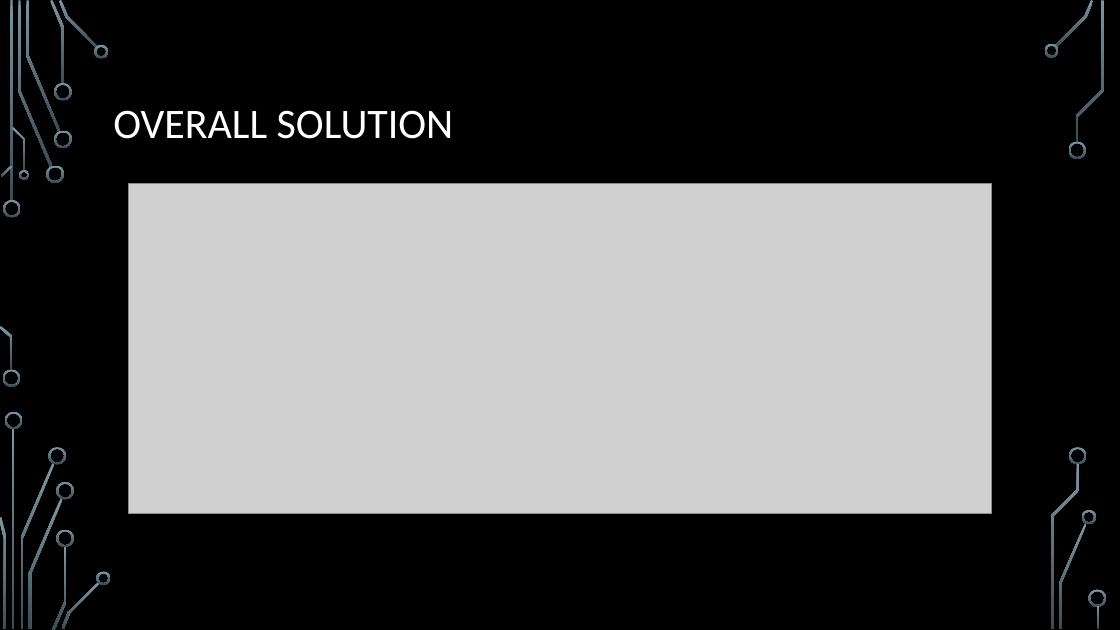
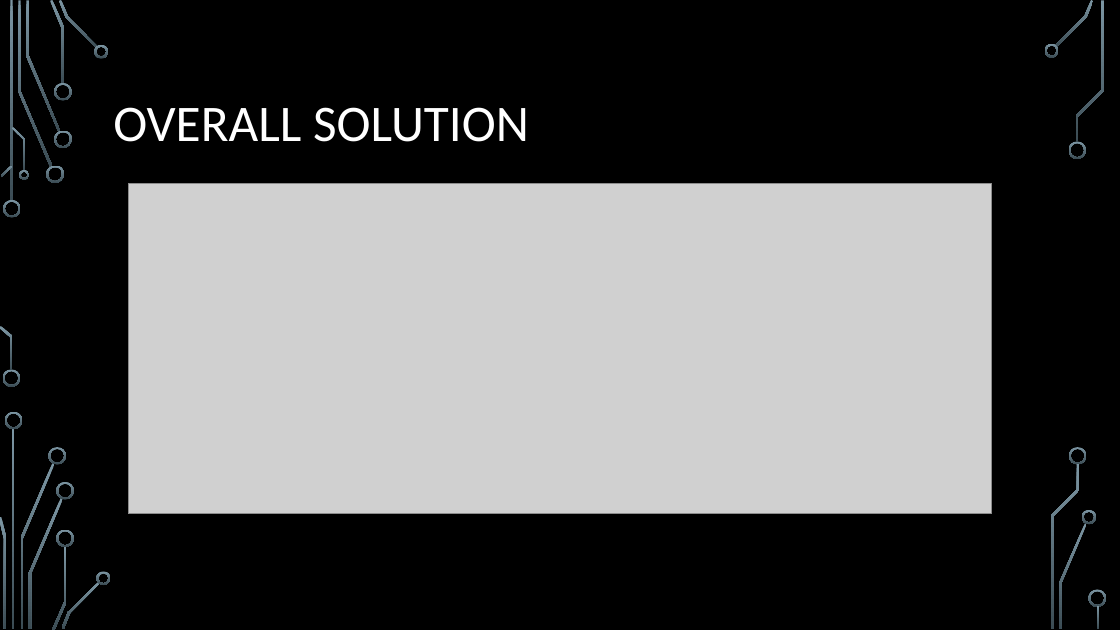
Before and after one commit to monkfungus/FYP, a slide deck: slide 4 of SamuelNixon_InterimPresentation.pptx (slide 3 before the commit). Drawn at 1120x630 pixels with LibreOffice and Linux fonts; fonts in the diff are those of the drawing; grey boxes stand for pictures; background and template pictures are left out. Boxes give left, top, right and bottom in pixels: in the first picture for what was removed or moved away, otherwise in the second. Text is boxed around its words. In the diff, an @@ line names an element or a change of style, - is before the commit and + after.

```diff
--- a/SamuelNixon_InterimPresentation.pptx
+++ b/SamuelNixon_InterimPresentation.pptx
@@ title "OVERALL SOLUTION" at (113,107,529,142): size 36 to 44 pt @@
```
Also in this commit, not shown: 9 other slides changed, 2 slides added.
